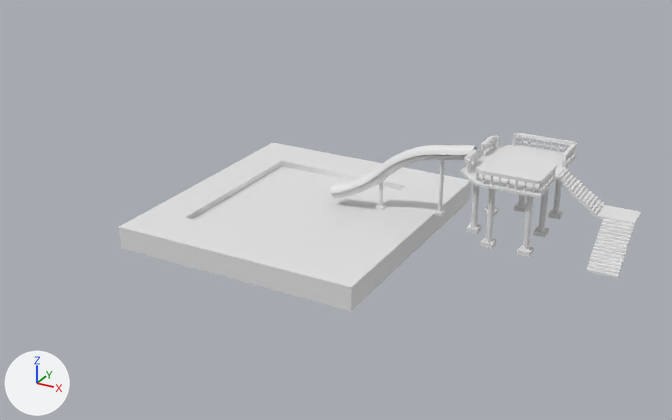
A saved change to the OBJ model Models/alberca/pool.obj.
Before and after are seen from a 50 mm camera at (413.0, -655.0, 319.0) aimed at (56.0, -5.0, -6.0). The axes (+X, +Y, +Z) are drawn at lower left. The lights are the same throughout. Materials are left out; every surface is plain grey. Where no turn or scale is listed for an object, it has been applied to the vertices.

In view in the first picture: 'LTypeStair001', 'Line002', 'Line006', 'Loft002', 'Plane002', 'Railing001', 'Railing004'.
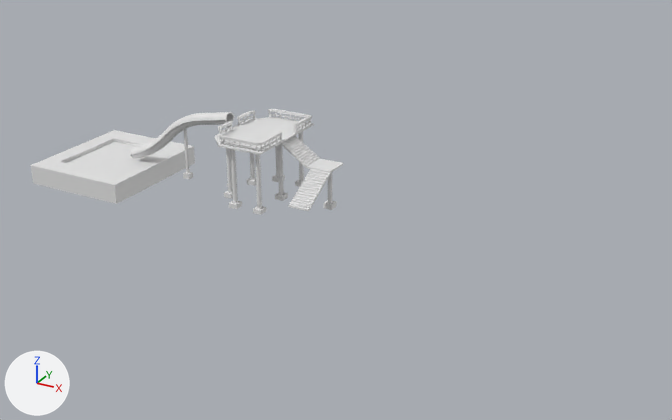
Location of each change, [x1, y1, x2, y2] in pixels of the pictures (672 x 420 px):
'Line006', mesh rescaled (53% narrower, 56% shorter): before [119, 143, 471, 311]; after [31, 130, 195, 204]
'Plane002', reshaped: before [193, 166, 400, 251]; after [67, 142, 149, 173]
'LTypeStair001', mesh rescaled (26% narrower, 32% shorter): before [556, 169, 642, 279]; after [280, 136, 343, 211]
'Line002', mesh rescaled (14% narrower, 29% shorter): before [461, 144, 577, 198]; after [214, 117, 314, 155]
'Loft002', mesh rescaled (29% narrower, 11% shorter): before [331, 145, 479, 198]; after [130, 112, 235, 159]
'Railing004', mesh rescaled (23% narrower, 31% shorter): before [475, 165, 557, 193]; after [219, 132, 282, 151]

The change, as a list of edits to the scene's bpy script:
```text
Change me_line002:
    where me_line002.from_pydata(...)  # 12 vertices, 20 faces; spans x 170.2..240.2, y -30.1..69.9, z 51.8..53.8
    used by ob_line002; location = (0.0, 0.0, 0.0)
    me_line002 part 1: the whole mesh is scaled about its middle by (0.824, 0.867, 0.768), then moved by (-217.6, -37.8, 3.8)
Change me_line006:
    where me_line006.from_pydata(...)  # 32 vertices, 60 faces; spans x -87.0..133.0, y -121.0..119.0, z -27.0..-7.0
    used by ob_line006; location = (0.0, 0.0, 0.0)
    me_line006 part 2: the whole mesh is scaled about its middle by (0.462, 0.484, 0.909), then moved by (-201.0, -19.0, 15.0)
Change me_loft002:
    where me_loft002.from_pydata(...)  # 12240 vertices, 24472 faces; spans x 38.7..171.4, y 12.6..27.2, z -6.7..64.9
    used by ob_loft002; location = (0.0, 0.0, 0.0)
    me_loft002 part 3: the whole mesh is scaled about its middle by (0.86, 1, 0.871), then moved by (-204.1, -37.7, 10.2)
Change me_ltypestair001:
    where me_ltypestair001.from_pydata(...)  # 130 vertices, 256 faces; spans x 240.2..302.5, y -27.5..34.3, z 0.0..53.1
    used by ob_ltypestair001; location = (0.0, 0.0, 0.0)
    me_ltypestair001 part 4: the whole mesh is scaled about its middle by (0.802, 0.961, 0.748), then moved by (-235.1, -35.3, 8.9)
Change me_plane002:
    where me_plane002.from_pydata(...)  # 4 vertices, 2 faces; spans x -71.0..117.0, y -110.0..95.0, z -12.0
    used by ob_plane002; location = (0.0, 0.0, 0.0)
    me_plane002 part 5
    me_plane002.vertices[0].co: (-71.0, 95.0, -12.0) -> (-211.0, 25.0, 4.0)
    me_plane002.vertices[1].co: (-71.0, -110.0, -12.0) -> (-211.0, -63.0, 4.0)
    me_plane002.vertices[2].co: (117.0, 95.0, -12.0) -> (-143.0, 25.0, 4.0)
    me_plane002.vertices[3].co: (117.0, -110.0, -12.0) -> (-143.0, -63.0, 4.0)
Change me_railing004:
    where me_railing004.from_pydata(...)  # 336 vertices, 608 faces; spans x 187.2..239.7, y -28.6..9.9, z 53.5..64.4
    used by ob_railing004; location = (0.0, 0.0, 0.0)
    me_railing004 part 6: the whole mesh is scaled about its middle by (0.824, 0.867, 0.768), then moved by (-219.0, -33.9, 1.9)
```
